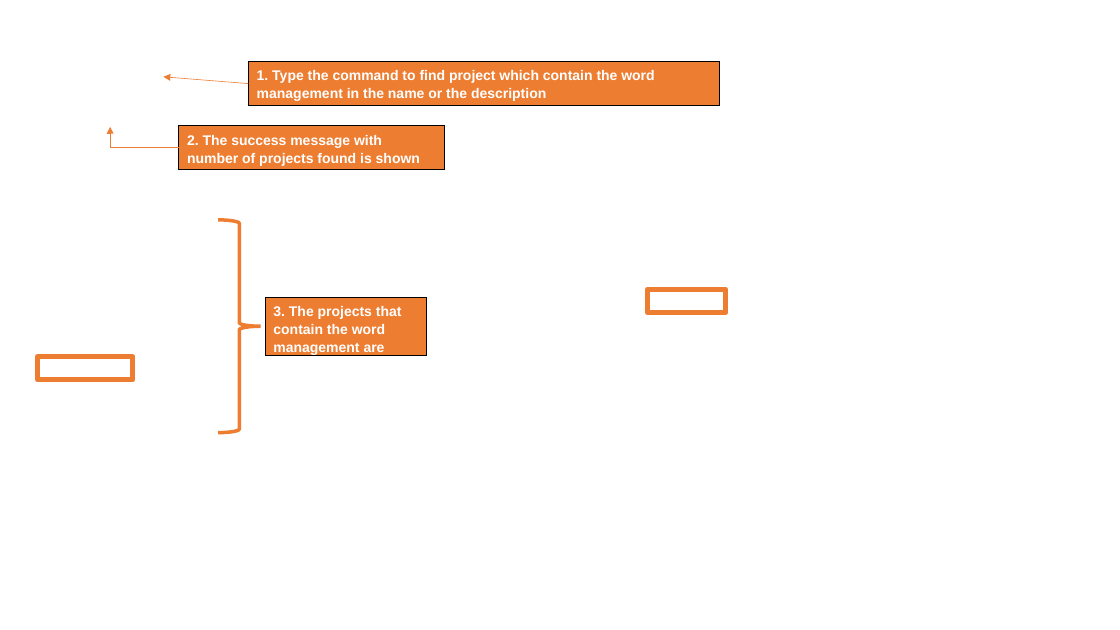
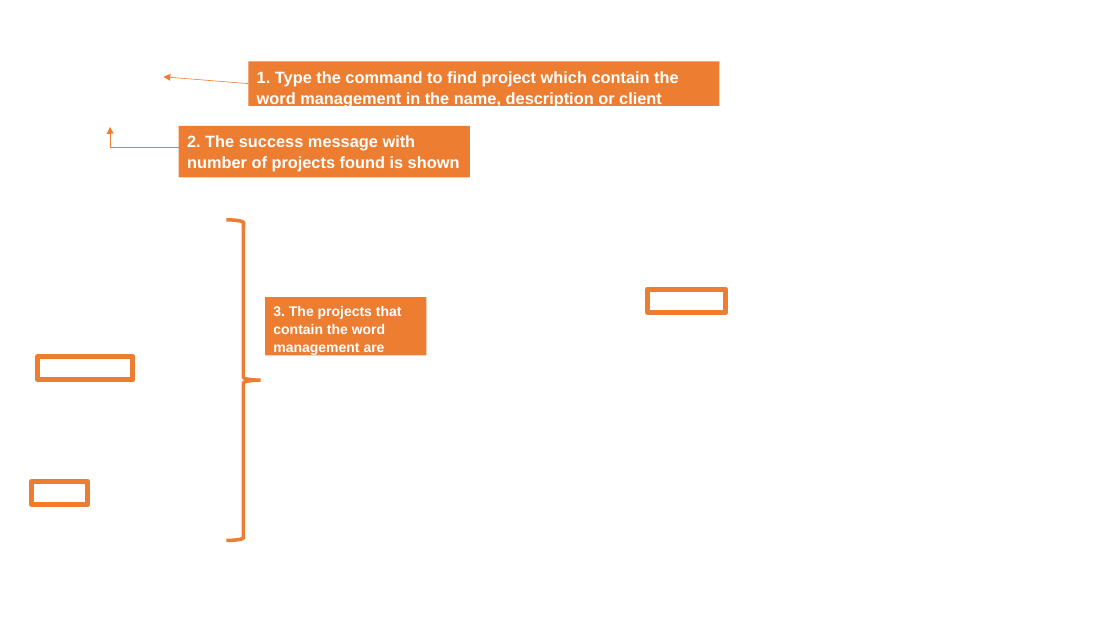
Before and after one commit to shunnizuka/main, a slide deck: slide 10 of docs/diagrams/Shune'sCommand.pptx. Drawn at 1120x630 pixels with LibreOffice and Linux fonts; fonts in the diff are those of the drawing; background and template pictures are left out. Boxes give left, top, right and bottom in pixels: in the first picture for what was removed or moved away, otherwise in the second. Text is boxed around its words. In the diff, an @@ line names an element or a change of style, - is before the commit and + after.

```diff
--- a/docs/diagrams/Shune'sCommand.pptx
+++ b/docs/diagrams/Shune'sCommand.pptx
@@ rectangle "1. Type the command to ..." at <box>249,61,720,106</box>: outline #000000 0.75 pt to none @@
@@ text in rectangle at <box>257,71,678,107</box>: text changed; size 12 to 14 pt @@
-1. Type the command to find project which contain the word management in the name or the description
+1. Type the command to find project which contain the word management in the name, description or client
@@ rectangle "2. The success message with ...": place and size @@
-rectangle "2. The success message with ..." at <box>179,126,444,170</box>
+rectangle "2. The success message with ..." at <box>179,126,471,177</box>
@@ rectangle "2. The success message with ..." at <box>179,126,471,177</box>: size 12 to 14 pt; outline #000000 0.75 pt to none @@
@@ right brace: place and size @@
-right brace at <box>218,220,261,433</box>
+right brace at <box>227,220,261,541</box>
@@ rectangle "3. The projects that contain ..." at <box>266,297,427,356</box>: outline #000000 0.75 pt to none @@
@@ rectangle added at <box>32,481,88,505</box>, outline #ED7D31 4.5 pt @@
```
Also in this commit, not shown: 2 other slides changed, 2 slides added, 2 slides removed, 7 other files.
